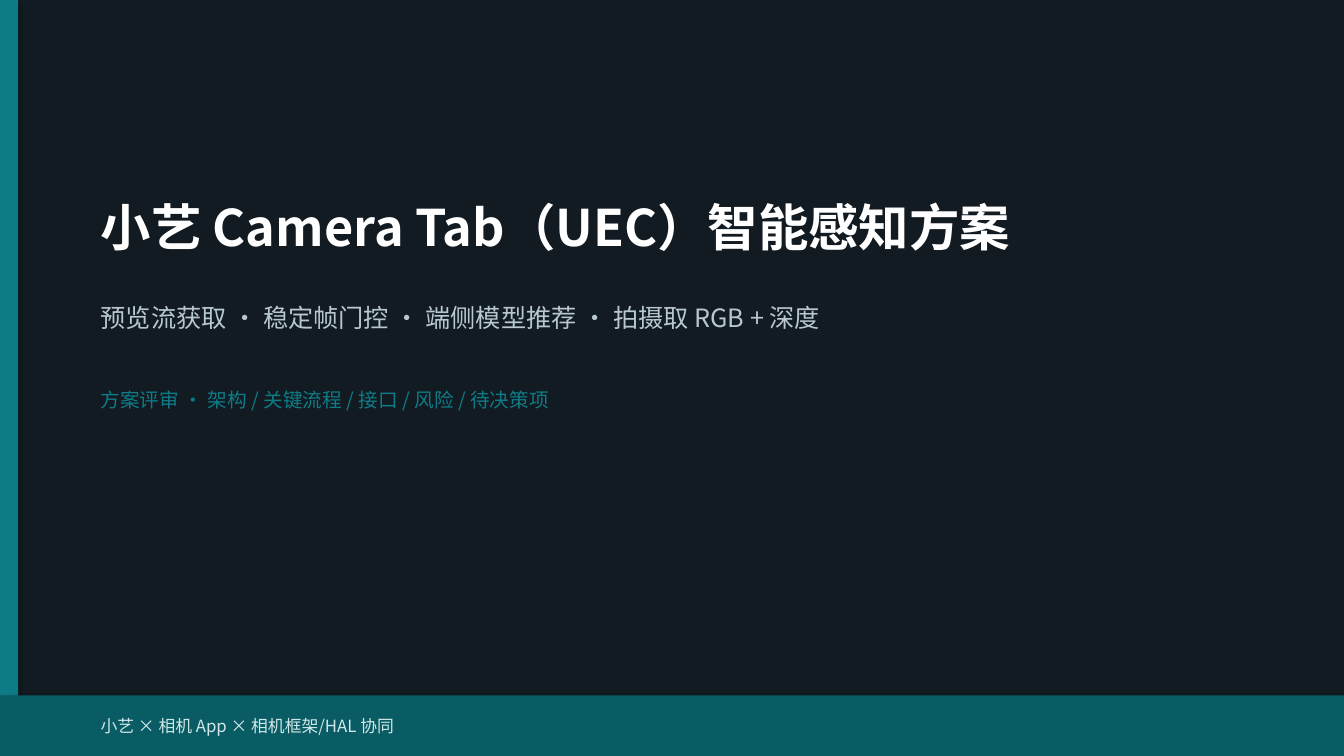
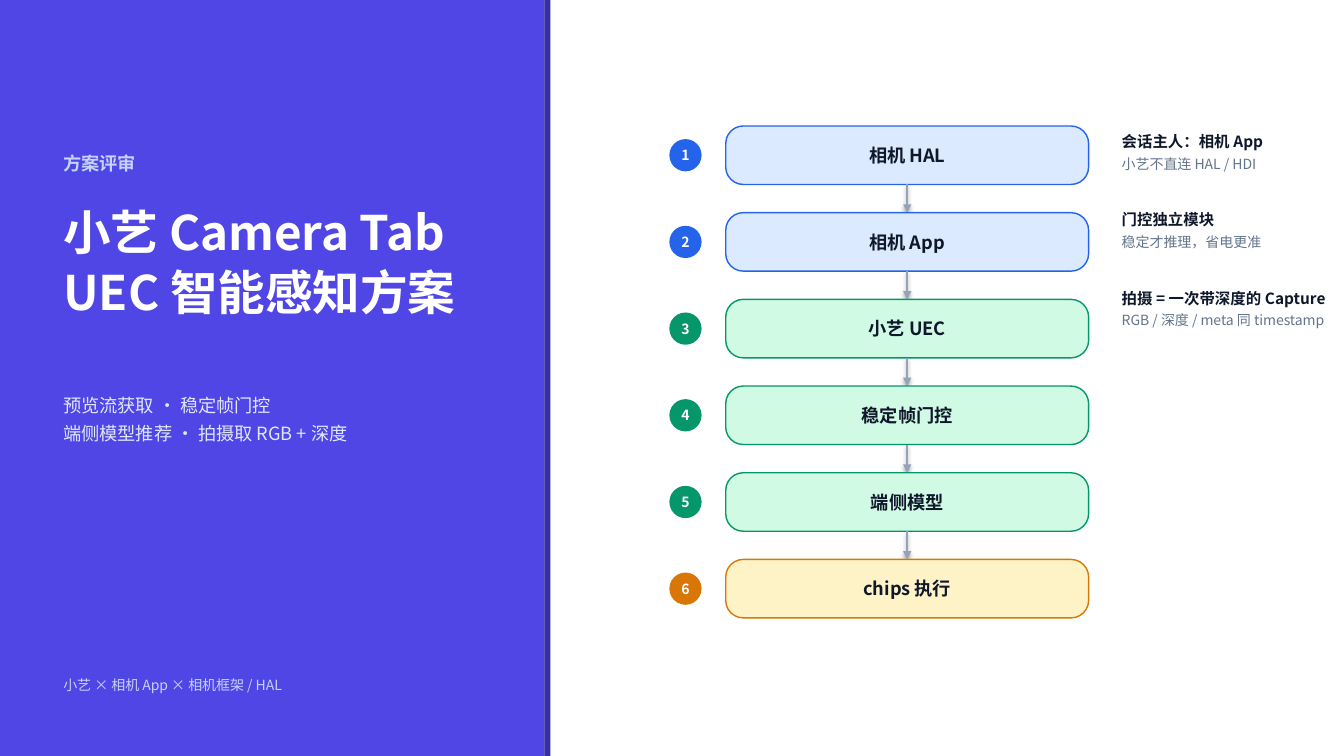
Before and after one commit to Lizzy67/leetcode, a slide deck: slide 1 of artifacts/小艺CameraTab_UEC感知方案_评审.pptx. Drawn at 1344x756 pixels with LibreOffice and Linux fonts; fonts in the diff are those of the drawing. Boxes give left, top, right and bottom in pixels: in the first picture for what was removed or moved away, otherwise in the second. Text is boxed around its words. In the diff, an @@ line names an element or a change of style, - is before the commit and + after.

```diff
--- a/artifacts/小艺CameraTab_UEC感知方案_评审.pptx
+++ b/artifacts/小艺CameraTab_UEC感知方案_评审.pptx
@@ rectangle: place and size @@
-rectangle at (0, 0, 18, 756)
+rectangle at (0, 0, 544, 756)
@@ rectangle at (0, 0, 544, 756): fill #0E7C86 to #4F46E5; shadow off @@
@@ rectangle removed at (0, 0, 1344, 756) @@
@@ rectangle added at (544, 0, 551, 756), fill #3730A3 @@
@@ ellipse added at (669, 139, 702, 171), fill #2563EB, 10 pt, text #FFFFFF, bold @@
+1
@@ rounded rectangle added at (726, 126, 1089, 185), fill #DBEAFE, outline #2563EB 1 pt, 13 pt, text #0F172A, bold @@
+相机 HAL
@@ text added at (1122, 134, 1326, 328), 10 pt, text #64748B @@
+会话主人：相机 App
+小艺不直连 HAL / HDI
+门控独立模块
+稳定才推理，省电更准
+拍摄 = 一次带深度的 Capture
+RGB / 深度 / meta 同 timestamp
@@ text added at (63, 154, 136, 172), 13 pt, text #C7D2FE, bold @@
+方案评审
@@ text at (63, 209, 455, 315): text changed; size 36 to 34 pt @@
-小艺 Camera Tab（UEC）智能感知方案
+小艺 Camera Tab
+UEC 智能感知方案
@@ arrow added from (907, 185) to (907, 213), #94A3B8 1.25 pt @@
@@ ellipse added at (669, 226, 702, 258), fill #2563EB, 10 pt, text #FFFFFF, bold @@
+2
@@ rounded rectangle added at (726, 213, 1089, 271), fill #DBEAFE, outline #2563EB 1 pt, 13 pt, text #0F172A, bold @@
+相机 App
@@ rounded rectangle added at (726, 299, 1089, 358), fill #D1FAE5, outline #059669 1 pt, 13 pt, text #0F172A, bold @@
+小艺 UEC
@@ arrow added from (907, 271) to (907, 299), #94A3B8 1.25 pt @@
@@ ellipse added at (669, 313, 702, 345), fill #059669, 10 pt, text #FFFFFF, bold @@
+3
@@ arrow added from (907, 358) to (907, 386), #94A3B8 1.25 pt @@
@@ rounded rectangle added at (726, 386, 1089, 445), fill #D1FAE5, outline #059669 1 pt, 13 pt, text #0F172A, bold @@
+稳定帧门控
@@ text at (63, 396, 347, 442): text changed; size 18 to 13 pt; text colour #B8C8D0 to #E0E7FF @@
-预览流获取 · 稳定帧门控 · 端侧模型推荐 · 拍摄取 RGB + 深度
+预览流获取 · 稳定帧门控
+端侧模型推荐 · 拍摄取 RGB + 深度
@@ text removed at (101, 390, 548, 409) @@
-方案评审 · 架构 / 关键流程 / 接口 / 风险 / 待决策项
@@ ellipse added at (669, 399, 702, 432), fill #059669, 10 pt, text #FFFFFF, bold @@
+4
@@ arrow added from (907, 445) to (907, 473), #94A3B8 1.25 pt @@
@@ rounded rectangle added at (726, 473, 1089, 531), fill #D1FAE5, outline #059669 1 pt, 13 pt, text #0F172A, bold @@
+端侧模型
@@ ellipse added at (669, 486, 702, 518), fill #059669, 10 pt, text #FFFFFF, bold @@
+5
@@ arrow added from (907, 531) to (907, 560), #94A3B8 1.25 pt @@
@@ rounded rectangle added at (726, 560, 1089, 618), fill #FEF3C7, outline #D97706 1 pt, 13 pt, text #0F172A, bold @@
+chips 执行
@@ ellipse added at (669, 573, 702, 605), fill #D97706, 10 pt, text #FFFFFF, bold @@
+6
@@ text at (63, 678, 282, 693): text changed; size 12 to 10 pt; text colour #D0E8EA to #C7D2FE @@
-小艺 × 相机 App × 相机框架/HAL 协同
+小艺 × 相机 App × 相机框架 / HAL
@@ rectangle removed at (0, 696, 1344, 756) @@
```
Also in this commit, not shown: 10 other slides changed, 1 other file.
